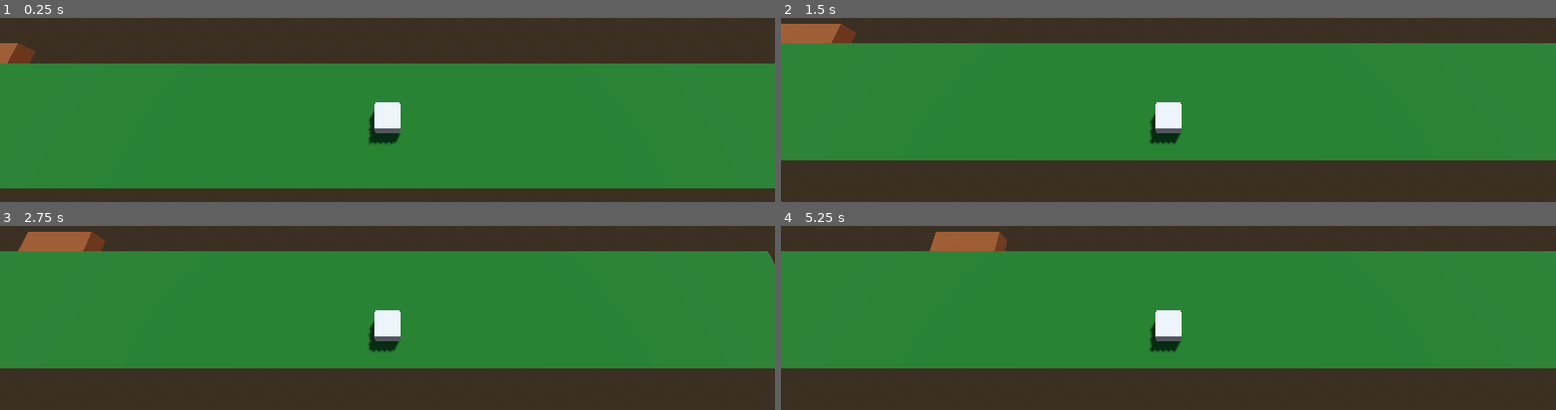
Above: before the commit, frames 1-4 (two rows, left to right).
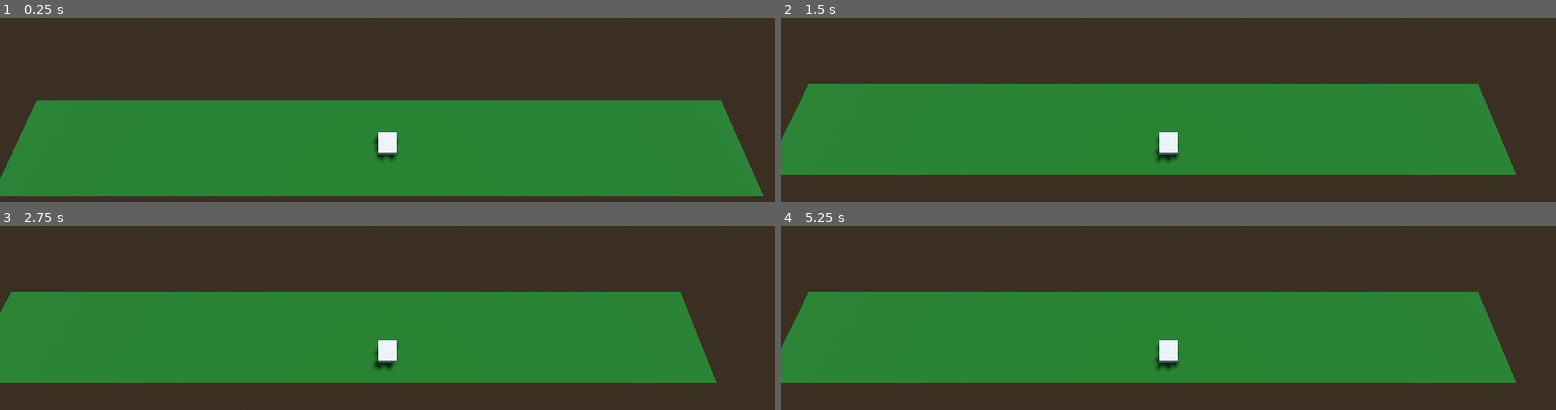
Above: after the commit, the same moments.

Repository: NicCantCode/frogger-redux
Game: Godot game, scene res://movement_testing.tscn
The game is run twice, just before and just after one commit, with the same random seed, the same clock (stepped at 60 frames per second) and the same inputs.
Inputs:
- Up to frame 1 (0.25 s): no input
- Up to frame 2 (1.5 s): tap Enter (ui_accept) at 0.5, 0.6, 0.77, 1.07, 1.25, 1.35 s; hold D (right) 0.53-1.28 s; hold S (down) from 1.28 s (still down)
- Up to frame 3 (2.75 s): tap Enter (ui_accept) at 1.52, 1.82, 2.1 s; release S (down) at 2.03 s; hold D (right) from 2.03 s (still down)
- Up to frame 4 (5.25 s): tap Enter (ui_accept) at 2.75, 2.85, 3.02, 3.32, 3.6, 3.77, 4.07, 4.25, 4.35, 4.52, 4.82, 5, 5.1 s; release D (right) at 2.78 s; hold Up (ui_up) 2.78-3.53 s; hold A (left) 3.53-5.03 s; hold S (down) from 5.03 s (still down)

The runs differ from the first frame. In frame 1, 29% of the frame differs, in the area x 0-100%, y 13-97%; in frame 2, 35%; in frame 3, 36%, in the area x 0-100%, y 3-86%; in frame 4, 35%.

Commit message:
Started Movement From Scratch
- Basic movement is finished
- Makes use of tweens to smooth it out
- Position validation to make sure it isn't between 'grid' cells.

Diff:
--- a/camera.gd
+++ b/camera.gd
@@ -1,16 +1,10 @@
 extends Camera3D
 
-@onready var player: CharacterBody3D = $"../Player"
+@onready var player: Player = $"../Player"
 
-# Called when the node enters the scene tree for the first time.
 func _ready() -> void:
 	global_position = Vector3(player.global_position.x + 0.5, global_position.y, player.global_position.z + 3)
 
 
-# Called every frame. 'delta' is the elapsed time since the previous frame.
 func _process(delta: float) -> void:
 	global_position = Vector3(player.global_position.x + 0.5, global_position.y, player.global_position.z + 3)
-
-
-func _on_vehicle_exited(body: Node3D) -> void:
-	pass # Replace with function body.
--- a/character_body_3d.gd
+++ /dev/null
@@ -1,28 +0,0 @@
-extends CharacterBody3D
-
-
-const SPEED = 5.0
-const JUMP_VELOCITY = 4.5
-
-
-func _physics_process(delta: float) -> void:
-	# Add the gravity.
-	if not is_on_floor():
-		velocity += get_gravity() * delta
-
-	# Handle jump.
-	if Input.is_action_just_pressed("ui_accept") and is_on_floor():
-		velocity.y = JUMP_VELOCITY
-
-	# Get the input direction and handle the movement/deceleration.
-	# As good practice, you should replace UI actions with custom gameplay actions.
-	var input_dir := Input.get_vector("ui_left", "ui_right", "ui_up", "ui_down")
-	var direction := (transorm.basis * Vector3(input_dir.x, 0, input_dir.y)).normalized()
-	if direction:
-		velocity.x = direction.x * SPEED
-		velocity.z = direction.z * SPEED
-	else:
-		velocity.x = move_toward(velocity.x, 0, SPEED)
-		velocity.z = move_toward(velocity.z, 0, SPEED)
-
-	move_and_slide()
--- a/globals.gd
+++ /dev/null
@@ -1,3 +0,0 @@
-extends Node
-
-signal player_referenced(player: Player)
--- a/log.gd
+++ /dev/null
@@ -1,52 +0,0 @@
-@tool
-extends StaticBody3D
-
-@export var speed: float = 2.0
-@export var start_position: Vector3 = Vector3(-3, -1, -5)
-@export var end_position: Vector3 = Vector3(43, -1, -5)
-
-var seat_scene: PackedScene = load("res://vehicle_seat.tscn")
-@export_range(0, 10, 1) var number_of_seats: int = 0:
-	set (new_number_of_seats):
-		number_of_seats = new_number_of_seats
-		resize_seats()
-@export var seats: Array[VehicleSeat]
-
-var direction: int = 1 # 1 = Forward / -1 = Backward
-
-func _ready() -> void:
-	if not Engine.is_editor_hint():
-		global_position = start_position
-
-		for instance in seats:
-			instance.player_seated.connect(get_parent().get_node("Player")._on_player_seated)
-			instance.player_unseated.connect(get_parent().get_node("Player")._on_player_unseated)
-
-
-func _process(delta: float) -> void:
-	if not Engine.is_editor_hint():
-		var new_position = global_position + Vector3(speed * direction * delta, 0, 0)
-
-		if direction == 1 and new_position.x >= end_position.x:
-			direction = -1
-		elif direction == -1 and new_position.x <= start_position.x:
-			direction = 1
-
-		global_position = new_position
-
-func resize_seats() -> void:
-	if Engine.is_editor_hint():
-		seats.clear()
-		for child in get_children():
-			if child is VehicleSeat:
-				child.free()
-		var counter: int = 0
-		for seat in number_of_seats:
-			var instance: VehicleSeat = seat_scene.instantiate()
-			instance.name = "Seat " + str(counter + 1)
-			instance.position.x = counter
-			add_child(instance)
-			instance.owner = self.get_parent()
-			seats.append(instance)
-			counter += 1
-		notify_property_list_changed()
--- a/movement.gd
+++ /dev/null
@@ -1,59 +0,0 @@
-extends CharacterBody3D
-class_name Player
-
-const GRID_SIZE: int = 1
-const MOVE_SPEED: float = 10
-
-var target_position: Vector3 = Vector3.ZERO
-
-var can_move: bool = true
-var is_in_vehicle: bool = false
-var current_vehicle: VehicleSeat = null
-
-# TODO: Rethink how movement is handled so it can more easily integrate with moving grid vehicles
-
-func _ready() -> void:
-	target_position = global_position.snapped(Vector3(GRID_SIZE, 0, GRID_SIZE))
-	global_position = target_position
-
-func _process(delta: float) -> void:
-	if is_in_vehicle:
-		global_position = global_position.move_toward(target_position + Vector3(current_vehicle.global_position.x,0,0), (MOVE_SPEED + 2) * delta)
-	else:
-		global_position = global_position.move_toward(target_position, MOVE_SPEED * delta)
-
-	if can_move and global_position.distance_to(target_position) < 0.01:
-		handle_movement()
-
-func handle_movement() -> void:
-	var direction: Vector3 = Vector3.ZERO
-
-	if Input.is_action_just_pressed("up"):
-		direction.z -= GRID_SIZE
-	elif Input.is_action_just_pressed("down"):
-		direction.z += GRID_SIZE
-	elif Input.is_action_just_pressed("left"):
-		direction.x -= GRID_SIZE
-	elif Input.is_action_just_pressed("right"):
-		direction.x += GRID_SIZE
-
-	if direction != Vector3.ZERO:
-		target_position = global_position + direction
-		can_move = false
-
-
-func _physics_process(delta: float) -> void:
-	if global_position.distance_to(target_position) < 0.01:
-		can_move = true
-
-
-func _on_player_seated(seat: VehicleSeat) -> void:
-	is_in_vehicle = true
-	current_vehicle = seat
-	print("In Vehicle" + str(seat.name))
-
-
-func _on_player_unseated(seat: VehicleSeat) -> void:
-	is_in_vehicle = false
-	current_vehicle = null
-	print("Out of Vehicle!")
--- a/movement_testing.tscn
+++ b/movement_testing.tscn
@@ -1,10 +1,7 @@
-[gd_scene load_steps=19 format=3 uid="uid://c4gqgdooajpa2"]
+[gd_scene load_steps=13 format=3 uid="uid://c4gqgdooajpa2"]
 
-[ext_resource type="Script" path="res://movement.gd" id="1_evtwx"]
+[ext_resource type="Script" path="res://player.gd" id="1_evtwx"]
 [ext_resource type="Script" path="res://camera.gd" id="1_hyaln"]
-[ext_resource type="Script" path="res://log.gd" id="3_eosma"]
-[ext_resource type="PackedScene" uid="uid://1fwnfv6vcjri" path="res://vehicle_seat.tscn" id="4_wv5ox"]
-[ext_resource type="Script" path="res://vehicle_seat.gd" id="5_fnu20"]
 
 [sub_resource type="ProceduralSkyMaterial" id="ProceduralSkyMaterial_n0srq"]
 sky_horizon_color = Color(0.64625, 0.65575, 0.67075, 1)
@@ -55,15 +52,6 @@
 
 [sub_resource type="BoxMesh" id="BoxMesh_chpk0"]
 
-[sub_resource type="BoxShape3D" id="BoxShape3D_wwa2d"]
-size = Vector3(3, 1, 1)
-
-[sub_resource type="StandardMaterial3D" id="StandardMaterial3D_powhc"]
-albedo_color = Color(0.323495, 0.159471, 0, 1)
-
-[sub_resource type="BoxMesh" id="BoxMesh_k8n1s"]
-material = SubResource("StandardMaterial3D_powhc")
-
 [node name="MovementTesting" type="Node3D"]
 
 [node name="WorldEnvironment" type="WorldEnvironment" parent="."]
@@ -74,7 +62,7 @@
 shadow_enabled = true
 
 [node name="Camera3D" type="Camera3D" parent="."]
-transform = Transform3D(1, 0, 0, 0, 0.5, 0.866025, 0, -0.866025, 0.5, 20.5, 16, 1)
+transform = Transform3D(1, 0, 0, 0, 0.5, 0.866025, 0, -0.866025, 0.5, 20.5, 22, 1)
 fov = 60.0
 size = 20.0
 script = ExtResource("1_hyaln")
@@ -97,30 +85,3 @@
 [node name="Mesh" type="MeshInstance3D" parent="Player/Collision"]
 mesh = SubResource("BoxMesh_chpk0")
 skeleton = NodePath("../..")
-
-[node name="Log" type="StaticBody3D" parent="." node_paths=PackedStringArray("seats")]
-transform = Transform3D(1, 0, 0, 0, 1, 0, 0, 0, 1, -3, -1, -5)
-script = ExtResource("3_eosma")
-start_position = Vector3(0, -1, -5)
-end_position = Vector3(37, -1, -5)
-number_of_seats = 3
-seats = [NodePath("Seat 1"), NodePath("Seat 2"), NodePath("Seat 3")]
-
-[node name="Collision" type="CollisionShape3D" parent="Log"]
-transform = Transform3D(1, 0, 0, 0, 1, 0, 0, 0, 1, 1.5, 0.5, -0.5)
-shape = SubResource("BoxShape3D_wwa2d")
-
-[node name="Mesh" type="MeshInstance3D" parent="Log/Collision"]
-transform = Transform3D(3, 0, 0, 0, 1, 0, 0, 0, 1, 0, 0, 0)
-mesh = SubResource("BoxMesh_k8n1s")
-
-[node name="Seat 1" type="Node3D" parent="Log" instance=ExtResource("4_wv5ox")]
-script = ExtResource("5_fnu20")
-
-[node name="Seat 2" type="Node3D" parent="Log" instance=ExtResource("4_wv5ox")]
-transform = Transform3D(1, 0, 0, 0, 1, 0, 0, 0, 1, 1, 0, 0)
-script = ExtResource("5_fnu20")
-
-[node name="Seat 3" type="Node3D" parent="Log" instance=ExtResource("4_wv5ox")]
-transform = Transform3D(1, 0, 0, 0, 1, 0, 0, 0, 1, 2, 0, 0)
-script = ExtResource("5_fnu20")
--- /dev/null
+++ b/player.gd
@@ -0,0 +1,50 @@
+extends CharacterBody3D
+class_name Player
+
+const GRID_SIZE: int = 1
+const MOVE_SPEED: float = 10
+
+var target_position: Vector3 = Vector3.ZERO
+
+var is_moving: bool = false
+
+
+func _ready() -> void:
+	pass
+
+func _process(delta: float) -> void:
+	print("Current Position: " + str(global_position))
+	handle_movement()
+
+	if is_moving == false:
+		validate_frogger_position()
+
+func handle_movement() -> void:
+	var direction: Vector3 = Vector3.ZERO
+
+	if Input.is_action_just_pressed("up"):
+		is_moving = true
+		direction.z -= GRID_SIZE
+	elif Input.is_action_just_pressed("down"):
+		is_moving = true
+		direction.z += GRID_SIZE
+	elif Input.is_action_just_pressed("left"):
+		is_moving = true
+		direction.x -= GRID_SIZE
+	elif Input.is_action_just_pressed("right"):
+		is_moving = true
+		direction.x += GRID_SIZE
+
+	if direction != Vector3.ZERO:
+		var target_position = global_position + direction
+		var tween = get_tree().create_tween()
+		tween.tween_property(self, "global_position", target_position, 1 / MOVE_SPEED)
+		await tween.finished
+		is_moving = false
+
+func validate_frogger_position() -> void:
+	# Checks if x,z coordinates of player are integers, if so, return, if not move player to nearest integer position
+	if is_equal_approx(global_position.x, roundf(global_position.x)) and is_equal_approx(global_position.z, roundf(global_position.z)):
+		return
+	else:
+		global_position = Vector3(snapped(global_position.x, GRID_SIZE), 0, snapped(global_position.z, GRID_SIZE))
--- a/project.godot
+++ b/project.godot
@@ -14,10 +14,6 @@
 run/main_scene="res://movement_testing.tscn"
 config/features=PackedStringArray("4.3", "Forward Plus")
 config/icon="res://icon.svg"
-
-[autoload]
-
-Globals="*res://globals.gd"
 
 [input]
 
--- a/vehicle_seat.gd
+++ /dev/null
@@ -1,16 +0,0 @@
-extends Node3D
-class_name VehicleSeat
-
-const PLAYER_IDENTIFIER: String = "Player"
-
-signal player_seated(seat: VehicleSeat)
-signal player_unseated(seat: VehicleSeat)
-
-func _on_player_entered(body: Node3D) -> void:
-	if body.name == PLAYER_IDENTIFIER:
-		player_seated.emit(self)
-
-
-func _on_player_exited(body: Node3D) -> void:
-	if body.name == PLAYER_IDENTIFIER:
-		player_unseated.emit(self)
--- a/vehicle_seat.tscn
+++ /dev/null
@@ -1,18 +0,0 @@
-[gd_scene load_steps=3 format=3 uid="uid://1fwnfv6vcjri"]
-
-[ext_resource type="Script" path="res://vehicle_seat.gd" id="1_e4mnx"]
-
-[sub_resource type="BoxShape3D" id="BoxShape3D_gks3u"]
-size = Vector3(0.75, 1, 0.5)
-
-[node name="Vehicle Seat" type="Node3D"]
-script = ExtResource("1_e4mnx")
-
-[node name="Log Area" type="Area3D" parent="."]
-transform = Transform3D(1, 0, 0, 0, 1, 0, 0, 0, 1, 0.5, 1.5, -0.5)
-
-[node name="Collision" type="CollisionShape3D" parent="Log Area"]
-shape = SubResource("BoxShape3D_gks3u")
-
-[connection signal="body_entered" from="Log Area" to="." method="_on_player_entered"]
-[connection signal="body_exited" from="Log Area" to="." method="_on_player_exited"]
